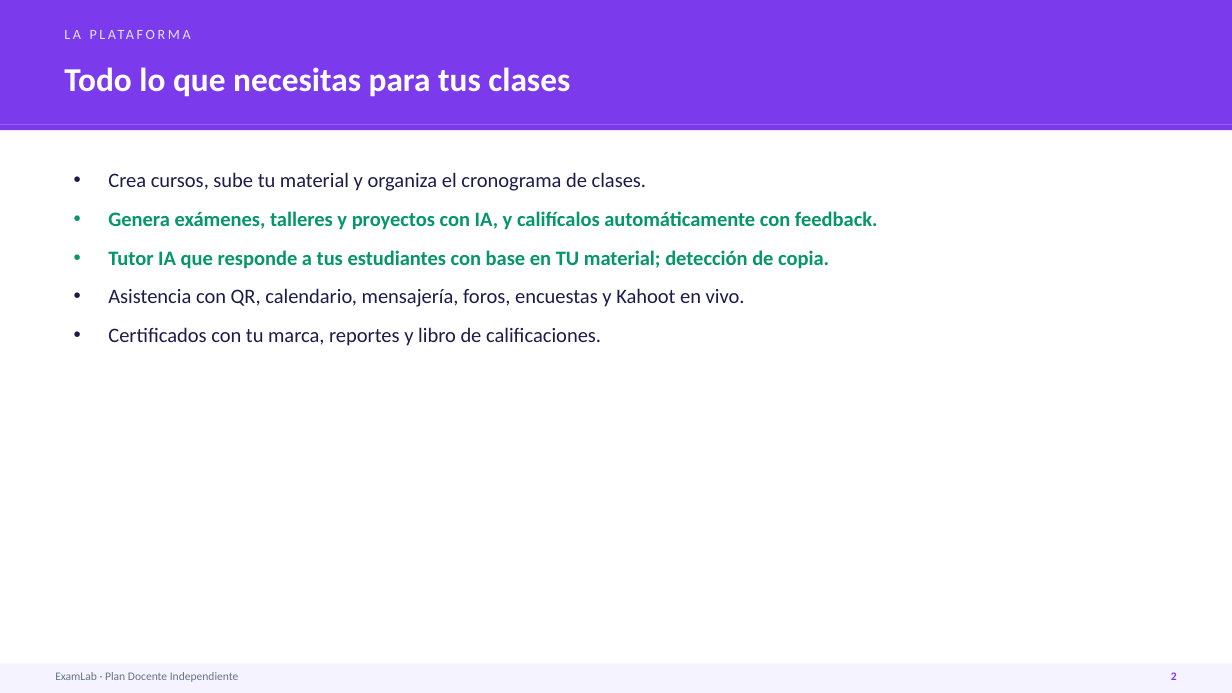
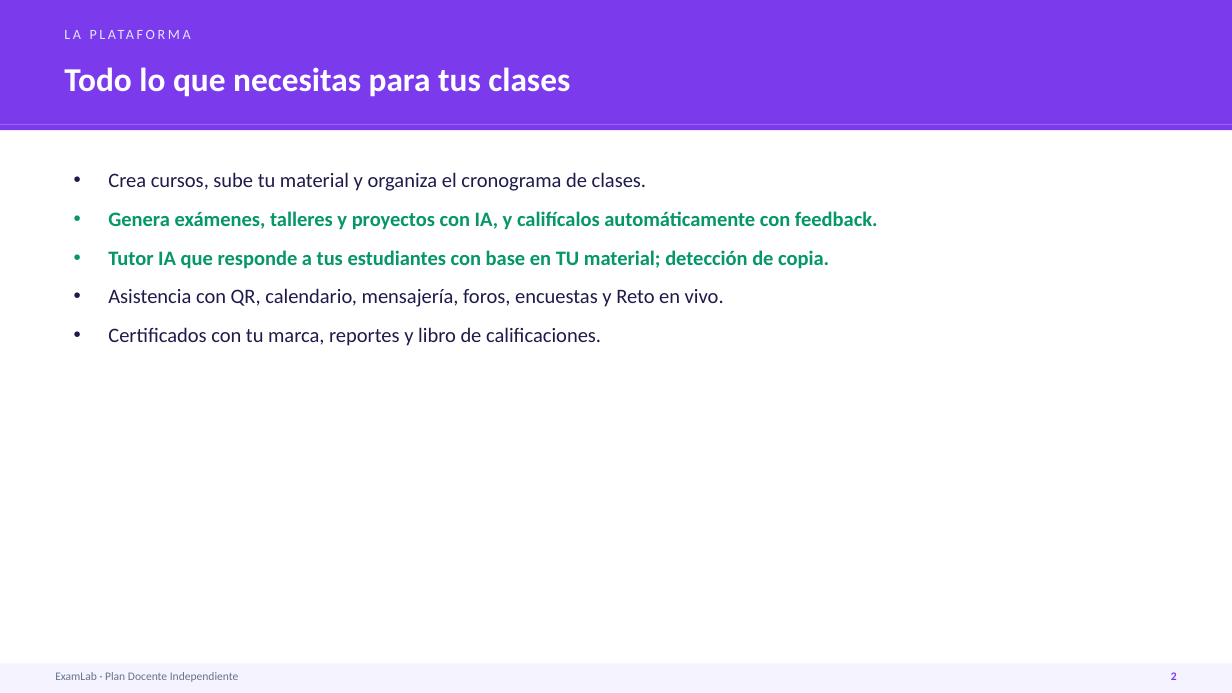
Before and after one commit to AndresDFX/examlab, a slide deck: slide 3 of docs/demos/presentacion/ExamLab-Presentacion-Independientes.pptx. Drawn at 1232x693 pixels with LibreOffice and Linux fonts; fonts in the diff are those of the drawing. Boxes give left, top, right and bottom in pixels: in the first picture for what was removed or moved away, otherwise in the second. Text is boxed around its words. In the diff, an @@ line names an element or a change of style, - is before the commit and + after.

```diff
--- a/docs/demos/presentacion/ExamLab-Presentacion-Independientes.pptx
+++ b/docs/demos/presentacion/ExamLab-Presentacion-Independientes.pptx
@@ text at <box>108,288,724,307</box>: text changed @@
-• Asistencia con QR, calendario, mensajería, foros, encuestas y Kahoot en vivo.
+• Asistencia con QR, calendario, mensajería, foros, encuestas y Reto en vivo.
```
Also in this commit, not shown: 1 other slide changed, 17 other files.
